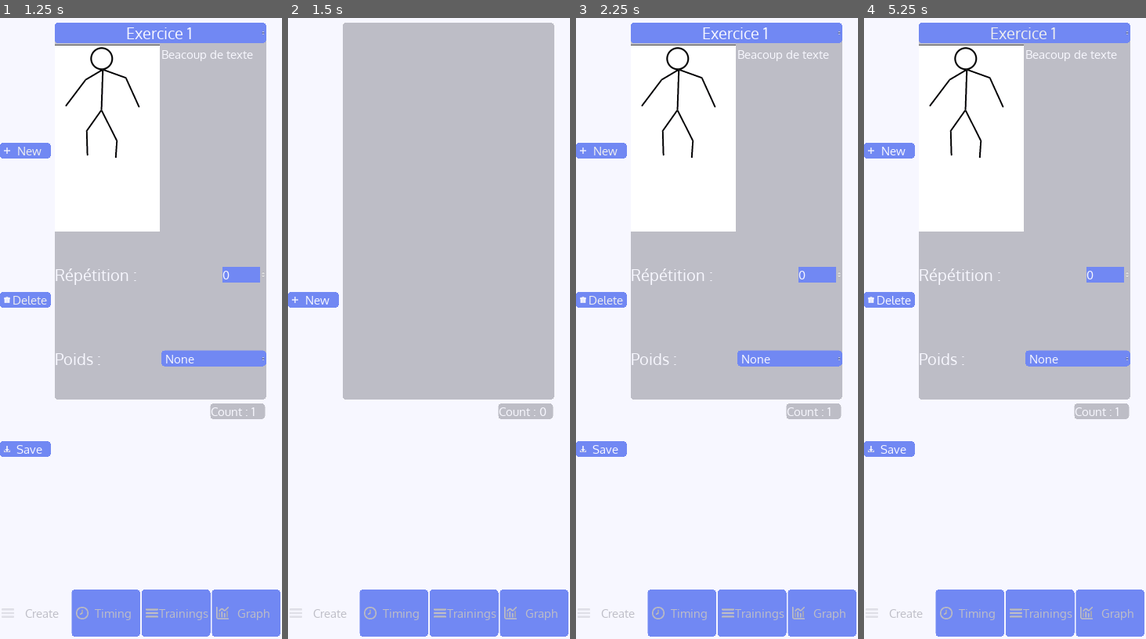
Above: before the commit, frames 1-4 (left to right).
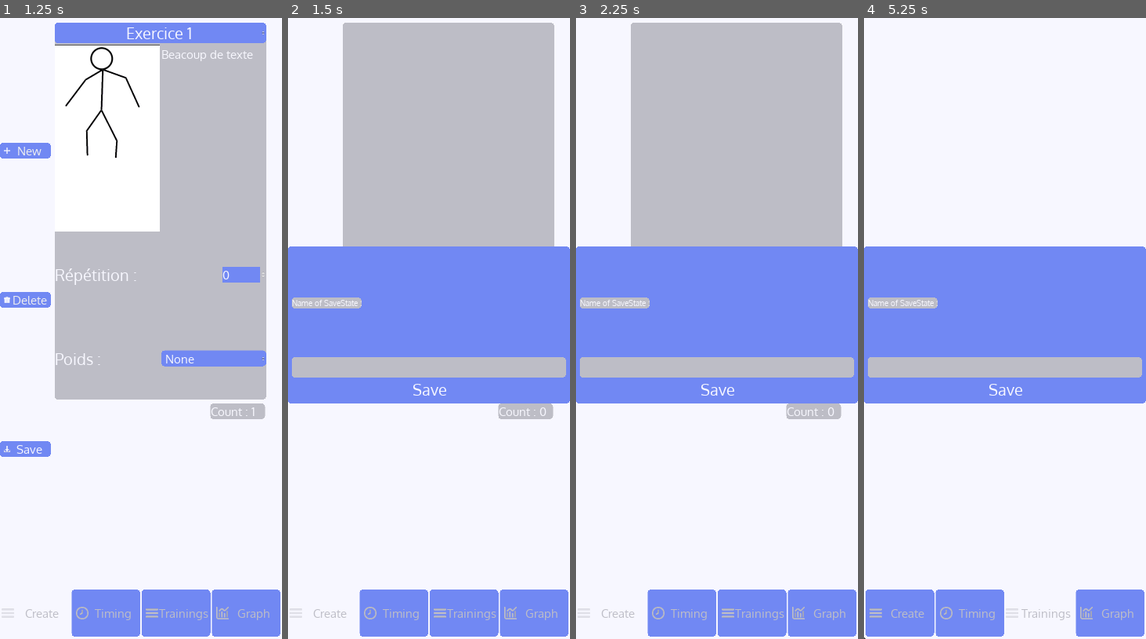
Above: after the commit, the same moments.

Repository: valexand-ulb/Muscle-App
Game: Godot game, scene res://Scenes/App.tscn
Same seed, same stepped clock (60 frames per second), same inputs: the game is played once before the commit and once after it.
Inputs (mouse positions are in pixels of both pictures, inside the frame that each line leads up to):
- Up to frame 1 (1.25 s): click "New" at 0.5 s
- Up to frame 2 (1.5 s): click "Save" at 1.25 s
- Up to frame 3 (2.25 s): click "New" at 2 s
- Up to frame 4 (5.25 s): click "Timing" at 2.75 s; click "Create" at 3.5 s; click (1024, 30) at 4.25 s, where only the run before the commit has a clickable "Exercice 1"; click "Trainings" at 5 s

Frame 1 is identical in both runs. In frame 2, 23% of the frame differs, in the area x 0-100%, y 36-63%; in frame 3, 37%; in frame 4, 44%, in the area x 0-100%, y 0-100%.

Commit message:
added popup window, working on it

Diff:
--- a/Scenes/GUI.tscn
+++ b/Scenes/GUI.tscn
@@ -10,6 +10,7 @@
 [ext_resource path="res://Textures/Images/SmallIcons/download.png" type="Texture" id=8]
 [ext_resource path="res://Textures/Images/SmallIcons/plus.png" type="Texture" id=9]
 [ext_resource path="res://Textures/Images/SmallIcons/trash.png" type="Texture" id=10]
+[ext_resource path="res://Scenes/PopUpSave.tscn" type="PackedScene" id=11]
 
 [sub_resource type="StyleBoxFlat" id=1]
 bg_color = Color( 0.745098, 0.745098, 0.780392, 1 )
@@ -96,6 +97,11 @@
 margin_bottom = 40.0
 text = "Count : 0"
 
+[node name="PopUpSave" parent="TabContainer/Create" instance=ExtResource( 11 )]
+visible = false
+margin_top = 600.0
+margin_bottom = -600.0
+
 [node name="Timing" type="Panel" parent="TabContainer"]
 visible = false
 anchor_right = 1.0
--- a/Scenes/PopUpSave.tscn
+++ b/Scenes/PopUpSave.tscn
@@ -1,6 +1,6 @@
 [gd_scene load_steps=5 format=2]
 
-[ext_resource path="res://Textures/Themes/PanelTabTheme.tres" type="Theme" id=1]
+[ext_resource path="res://textures/Themes/PopUpTheme.tres" type="Theme" id=1]
 [ext_resource path="res://Textures/Fonts/Oxygen/Oxygen-Regular.ttf" type="DynamicFontData" id=2]
 [ext_resource path="res://Scripts/PopUpSave.gd" type="Script" id=3]
 
@@ -32,21 +32,21 @@
 margin_bottom = 190.0
 
 [node name="Label" type="Label" parent="MarginContainer/VBoxContainer"]
-margin_top = 34.0
-margin_right = 185.0
-margin_bottom = 60.0
+margin_top = 38.0
+margin_right = 188.0
+margin_bottom = 67.0
 size_flags_horizontal = 2
 size_flags_vertical = 6
 custom_fonts/font = SubResource( 1 )
 text = "Name of SaveState :"
 
 [node name="LineEdit" type="LineEdit" parent="MarginContainer/VBoxContainer"]
-margin_top = 98.0
+margin_top = 109.0
 margin_right = 700.0
-margin_bottom = 137.0
+margin_bottom = 144.0
 
 [node name="Button" type="Button" parent="MarginContainer/VBoxContainer"]
-margin_top = 141.0
+margin_top = 148.0
 margin_right = 700.0
 margin_bottom = 180.0
 text = "Save"
--- a/Scripts/CardContainer.gd
+++ b/Scripts/CardContainer.gd
@@ -67,7 +67,7 @@
 	_modif_label_count()
 
 func _on_Save_pressed():
-	# TODO : effectue une sauvegarde des informations
+	$"../../PopUpSave".visible = 1
 	_fetch_and_save_all_data('test')
 
 	_delete_all_children()
--- /dev/null
+++ b/textures/Themes/PopUpTheme.tres
@@ -0,0 +1,32 @@
+[gd_resource type="Theme" load_steps=8 format=2]
+
+[ext_resource path="res://Textures/Themes/StyleBoxes/bggreyBE-ftwhiteF8-rc10.tres" type="StyleBox" id=1]
+[ext_resource path="res://Textures/Themes/StyleBoxes/bgblue728-ftwhiteF8-rc10.tres" type="StyleBox" id=2]
+[ext_resource path="res://Textures/Fonts/Oxygen/Oxygen-Regular.ttf" type="DynamicFontData" id=3]
+
+[sub_resource type="DynamicFont" id=5]
+size = 40
+font_data = ExtResource( 3 )
+
+[sub_resource type="StyleBoxEmpty" id=6]
+
+[sub_resource type="DynamicFont" id=3]
+size = 40
+font_data = ExtResource( 3 )
+
+[sub_resource type="DynamicFont" id=4]
+size = 40
+font_data = ExtResource( 3 )
+
+[resource]
+Button/fonts/font = SubResource( 5 )
+Button/styles/focus = SubResource( 6 )
+Button/styles/hover = ExtResource( 2 )
+Button/styles/normal = ExtResource( 2 )
+Button/styles/pressed = ExtResource( 1 )
+Label/fonts/font = SubResource( 3 )
+Label/styles/normal = ExtResource( 1 )
+LineEdit/fonts/font = SubResource( 4 )
+LineEdit/styles/focus = ExtResource( 1 )
+LineEdit/styles/normal = ExtResource( 1 )
+WindowDialog/styles/panel = ExtResource( 2 )
Not shown: 1 places in Scenes/GUI.tscn that only renumber resources
